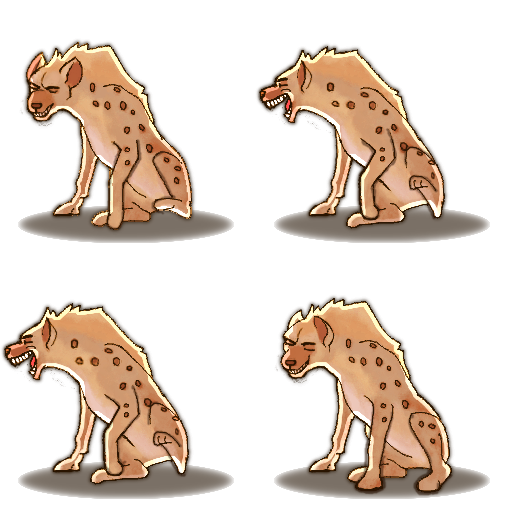
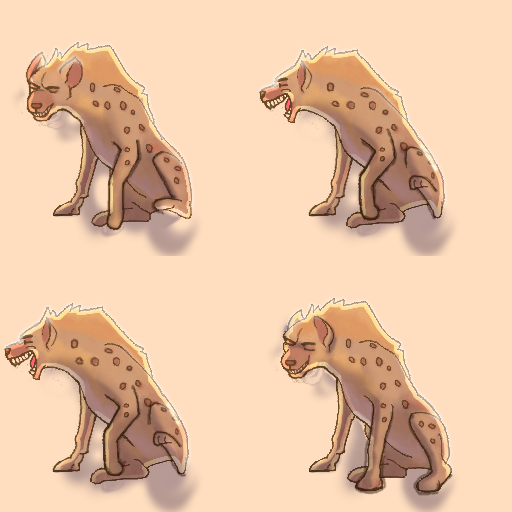
Layer changes from the first 512 x 512 image to the second:
painted on "emphasize" over [412, 145, 438, 167]
removed layer "colorize 30 100 20" (was 40%) over [0, 38, 490, 499]
added layer "Shaded copy" (multiply, 40%) above "Lines fuzzy blur 5 5 x2 merged copy #2" over [8, 52, 460, 512]
added layer "Lines fuzzy blur 5 5 x2 merged copy #2" (screen) above "color copy" over [4, 38, 457, 478]
added layer "color copy" (color, 40%) above "Polish" over [0, 0, 512, 512]
painted on "FIX Levels 230 hue 5" over [3, 94, 259, 354]
painted on "merged - levels - 185" over [3, 94, 259, 354]
hid "Lines fuzzy blur 5 5 x2 merged" over [0, 38, 457, 497]
hid "cast shadow" over [18, 206, 490, 499]
